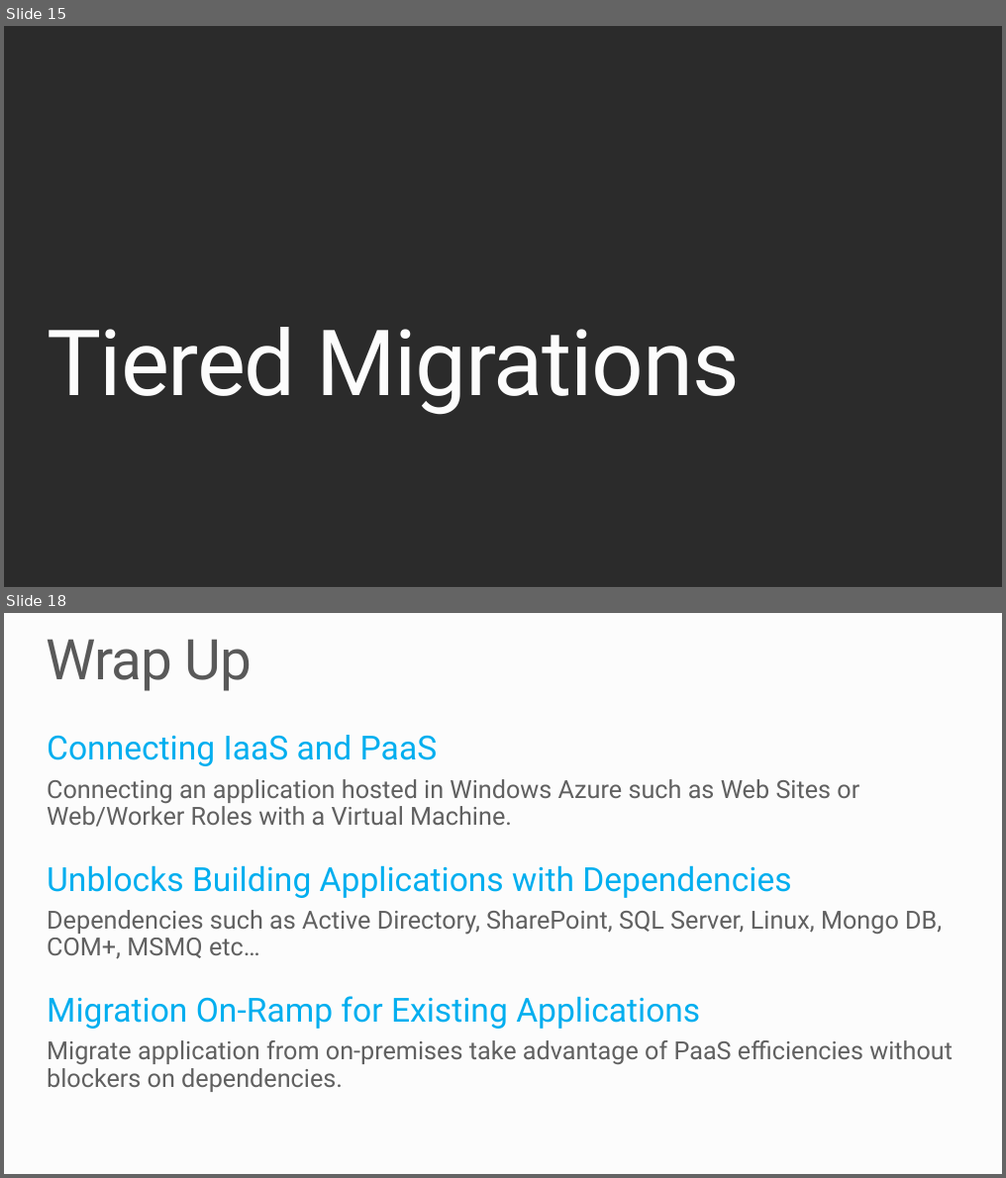
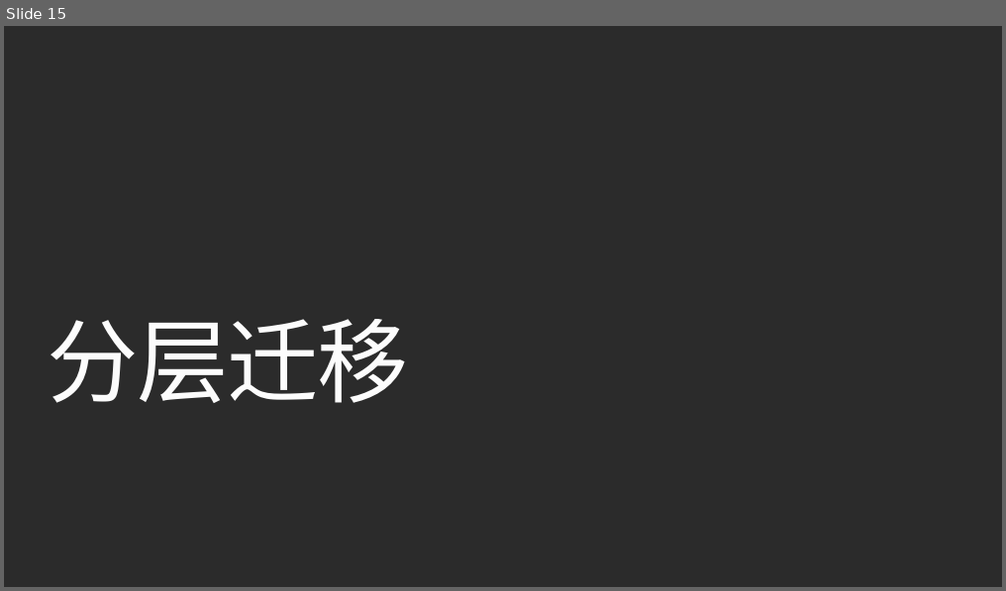
Before and after one commit to shaoshengyong/PRESENTATION-BuildingAppsWithIaaSAndPaaS, a slide deck: BuildingAppsWithIaaSAndPaaS.pptx. Shown one above the other, each under a label of ours: slides 15 and 18 before the commit, slide 15 after it; the slides between them are not shown. The pictures are 1006x1178 and 1006x591 pixels, drawn with LibreOffice and Linux fonts; fonts in the diff are those of the drawing; background and template pictures are left out; a plain dark background stands for a picture behind light text. Boxes give left, top, right and bottom in pixels: in the first picture for what was removed or moved away, otherwise in the second. Text is boxed around its words. In the diff, an @@ line names an element or a change of style, - is before the commit and + after.

```diff
--- a/BuildingAppsWithIaaSAndPaaS.pptx
+++ b/BuildingAppsWithIaaSAndPaaS.pptx
@@ slide 18 removed at (x1=4, y1=613, x2=1002, y2=1174), background #FCFCFC @@
@@ title removed at (x1=47, y1=639, x2=252, y2=691) @@
-Wrap Up
@@ text removed at (x1=47, y1=735, x2=952, y2=1092) @@
-Connecting IaaS and PaaS
-  Connecting an application hosted in Windows Azure such as Web Sites or Web/Worker Roles with a Virtual Machine.
-Unblocks Building Applications with Dependencies
-  Dependencies such as Active Directory, SharePoint, SQL Server, Linux, Mongo DB, COM+, MSMQ etc…
-Migration On-Ramp for Existing Applications
-  Migrate application from on-premises take advantage of PaaS efficiencies without blockers on dependencies.
@@ slide 15 changed as well @@
@@ text at (x1=47, y1=319, x2=409, y2=403): text changed @@
-Tiered Migrations
+分层迁移
```
Also in this commit, not shown: 13 other slides changed, 5 slides added, 4 other slides removed, 1 other file.
